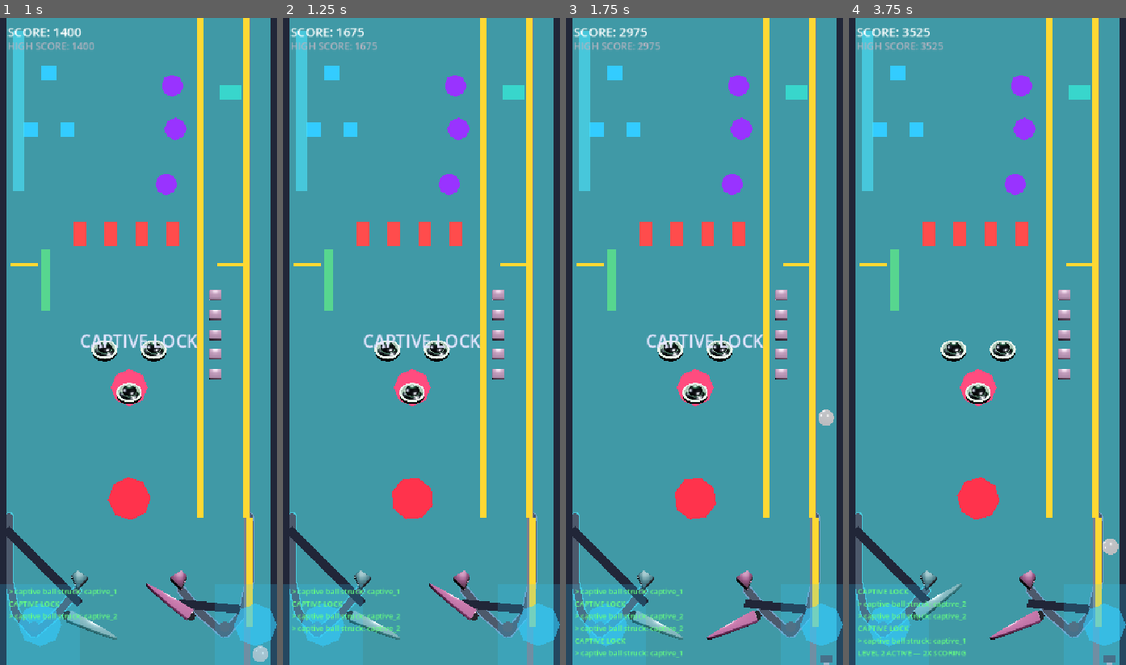
Above: before the commit, frames 1-4 (left to right).
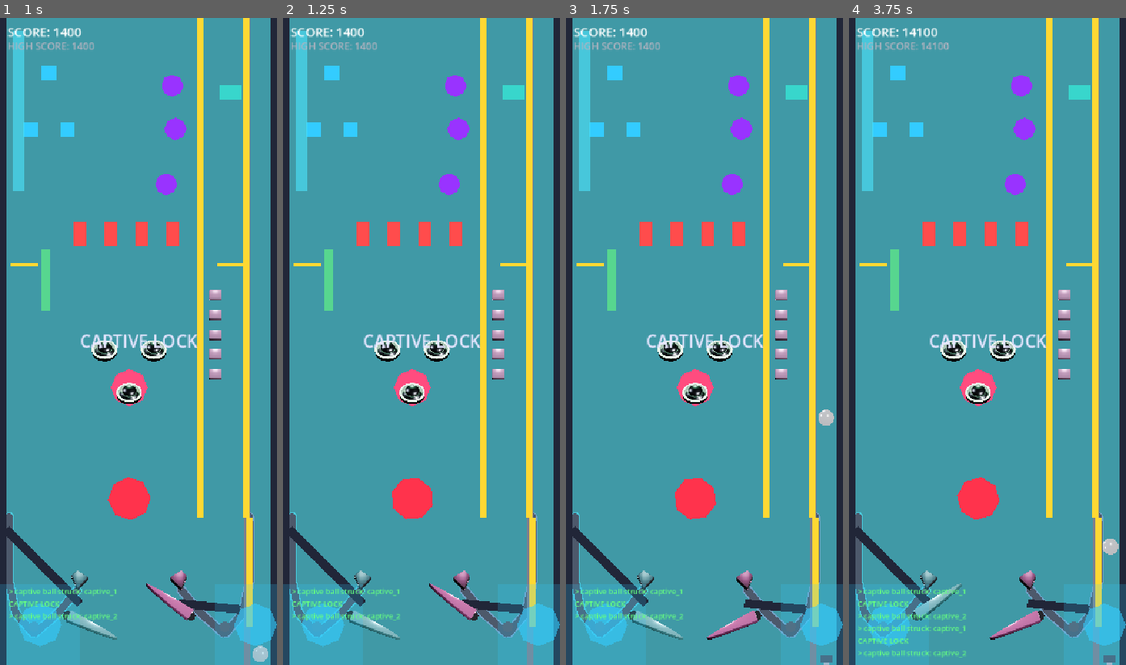
Above: after the commit, the same moments.

Repository: nobody174/pinball-adventure
Game: Godot game, scene res://tables/the_glitch/the_glitch.tscn
Same seed, same stepped clock (60 frames per second), same inputs: the game is played once before the commit and once after it. This scene is started directly instead of the project's main scene.
Inputs (mouse positions are in pixels of both pictures, inside the frame that each line leads up to):
- Up to frame 1 (1 s): tap Enter at 0.5 s; move the mouse to (199, 309) at 0.52 s; hold Right (flip_right) from 0.53 s (still down); hold Up (launch_ball) from 0.53 s (still down); click (199, 309) at 0.67 s
- Up to frame 2 (1.25 s): keep holding Right (flip_right); keep holding Up (launch_ball)
- Up to frame 3 (1.75 s): release Right (flip_right) at 1.25 s; release Up (launch_ball) at 1.25 s; drag from (649, 373) to (615, 76) at 1.27 s
- Up to frame 4 (3.75 s): move the mouse to (1015, 199) at 2.02 s; hold Right (flip_right) 2.03-2.75 s; hold Shift 2.03-2.75 s; drag from (973, 470) to (879, 147) at 2.77 s; move the mouse to (1070, 438) at 3.52 s; hold Left (flip_left) from 3.53 s (still down); tap Ctrl at 3.6 s

Frame 1 is identical in both runs. In frame 2, 0.2% of the frame differs, in the area x 3-43%, y 1-96%; in frame 3, 0.5%; in frame 4, 1.4%, in the area x 3-72%, y 1-99%.

Commit message:
fix: defer collision-state mutations, gate saucer capture to real balls only
collapsing_bridge.gd and timed_gate.gd were both toggling
CollisionShape2D.disabled synchronously from a body_entered-triggered
callback, which crashes when it fires mid-physics-flush -- same bug
class already fixed once in saucer.gd. Both now use set_deferred.

Separately, saucer.gd (and standup_target.gd, spinner.gd, bumper.gd)
only checked `body is RigidBody2D`, which also matches a flipper
(kinematically-driven RigidBody2D). A ball knocking a flipper into a
saucer's trigger area caused the saucer to freeze/hold/eject the
flipper itself, permanently detaching it from its pivot. Gave ball.gd
a class_name PinballBall and tightened every trigger's check to that
specific type.

Added a max_velocity safety clamp to ball.gd (mitigates rare
collision-escape velocity spikes, same pattern used by other Godot
pinball projects) and a `drained` signal wired through a new
PinballTable.register_ball() to the previously-unused ball_lost hook.

Diff:
--- a/core/physics/ball.gd
+++ b/core/physics/ball.gd
@@ -8,6 +8,7 @@
 #
 
 extends RigidBody2D
+class_name PinballBall
 
 ## Placeholder pinball. Tunable in the inspector for §10a feel-testing.
 
@@ -18,8 +19,10 @@
 @export var launch_impulse_min: float = 250.0
 @export var launch_impulse_max: float = 2600.0
 @export var launch_charge_duration_seconds: float = 0.8
+@export var max_velocity: float = 4500.0 ## Safety clamp, not a gameplay tuning knob -- see _integrate_forces.
 
 signal launch_charge_changed(charge_ratio: float)
+signal drained ## Emitted the moment this ball leaves play (see the y>900/off-table check below).
 
 var _spawn_position: Vector2
 var _nudge_cooldown_remaining: float = 0.0
@@ -40,6 +43,10 @@
 	max_contacts_reported = 4
 	continuous_cd = RigidBody2D.CCD_MODE_CAST_SHAPE
 	_spawn_position = position
+	add_to_group("balls") ## Group tag alongside class_name PinballBall -- lets
+	## table/objective code use the common Godot is_in_group("balls") /
+	## get_tree().get_nodes_in_group("balls") idiom without needing to know
+	## about (or import) this specific script's type.
 
 func _physics_process(delta: float) -> void:
 	## Real charge-and-release plunger: hold launch_ball to pull back (charge
@@ -72,6 +79,16 @@
 	if position.y > 900 or absf(position.x - 210) > 600:
 		_pending_respawn = true
 		_launched = false
+		drained.emit()
+
+	## A weak shot can fall back and settle in the shooter lane itself
+	## (on the lane floor, around y=700-780) without ever crossing the drain
+	## threshold above -- that used to leave _launched permanently true,
+	## silently locking out the plunger forever (the charge branch above only
+	## runs `if not _launched`). Detect "at rest back in the lane" directly
+	## rather than only reacting to leaving the table entirely.
+	if _launched and position.y > 690 and position.y < 800 and absf(position.x - 423) < 30 and linear_velocity.length() < 20.0:
+		_launched = false
 
 	## CCD_MODE_CAST_SHAPE sweeps from the body's position at the start of the
 	## step to its new one -- after a direct transform write (teleport or
@@ -98,6 +115,18 @@
 ## callback fights the physics server's own transform sync and can leave the
 ## body stuck with gravity no longer applying — teleports must go through here.
 func _integrate_forces(state: PhysicsDirectBodyState2D) -> void:
+	## Safety net, not a fix for a known root cause: rare, hard-to-reproduce
+	## collision interactions (e.g. a fast ball catching a seam or corner at
+	## an unlucky angle) can in principle hand the solver a velocity far
+	## beyond anything a real shot should produce. Other Godot pinball
+	## projects hit the same class of issue and ship the same mitigation
+	## (a sane clamp) rather than claiming to have found every root cause —
+	## this doesn't replace fixing an actual bug if one is found, it just
+	## stops a rare one from launching the ball off the table unrecoverably.
+	var velocity := state.get_linear_velocity()
+	if velocity.length() > max_velocity:
+		state.set_linear_velocity(velocity.limit_length(max_velocity))
+
 	if _pending_respawn:
 		state.transform = Transform2D(0.0, _spawn_position)
 		state.linear_velocity = Vector2.ZERO
--- a/core/physics/bumper.gd
+++ b/core/physics/bumper.gd
@@ -26,7 +26,7 @@
 	_cooldown_remaining = maxf(0.0, _cooldown_remaining - delta)
 
 func _on_body_entered(body: Node2D) -> void:
-	if not body is RigidBody2D or _cooldown_remaining > 0.0:
+	if not body is PinballBall or _cooldown_remaining > 0.0:
 		return
 	var direction := (body.global_position - global_position).normalized()
 	if direction == Vector2.ZERO:
--- a/core/physics/collapsing_bridge.gd
+++ b/core/physics/collapsing_bridge.gd
@@ -32,12 +32,12 @@
 	if _is_collapsed:
 		return
 	_is_collapsed = true
-	_collision.disabled = true
+	_collision.set_deferred("disabled", true)
 	_update_visual()
 	collapsed.emit()
 	await get_tree().create_timer(collapse_duration_seconds).timeout
 	_is_collapsed = false
-	_collision.disabled = false
+	_collision.set_deferred("disabled", false)
 	_update_visual()
 	reset.emit()
 
--- a/core/physics/saucer.gd
+++ b/core/physics/saucer.gd
@@ -30,7 +30,11 @@
 	body_entered.connect(_on_body_entered)
 
 func _on_body_entered(body: Node2D) -> void:
-	if not body is RigidBody2D or _holding:
+	## Must check for the ball specifically, not just any RigidBody2D --
+	## flippers are RigidBody2D too (kinematically driven), and a ball can
+	## physically knock one into a saucer's trigger area. Freezing/ejecting
+	## a flipper this way silently detaches it from its pivot for good.
+	if not body is PinballBall or _holding:
 		return
 	_holding = true
 	captured.emit(target_id)
--- a/core/physics/spinner.gd
+++ b/core/physics/spinner.gd
@@ -33,7 +33,7 @@
 	_cooldown_remaining = maxf(0.0, _cooldown_remaining - delta)
 
 func _on_body_entered(body: Node2D) -> void:
-	if not body is RigidBody2D or _cooldown_remaining > 0.0:
+	if not body is PinballBall or _cooldown_remaining > 0.0:
 		return
 	_cooldown_remaining = spin_cooldown_seconds
 	spun.emit(target_id)
--- a/core/physics/standup_target.gd
+++ b/core/physics/standup_target.gd
@@ -28,7 +28,7 @@
 	body_entered.connect(_on_body_entered)
 
 func _on_body_entered(body: Node2D) -> void:
-	if not body is RigidBody2D:
+	if not body is PinballBall:
 		return
 	hit.emit(target_id)
 	flash(flash_color)
--- a/core/physics/timed_gate.gd
+++ b/core/physics/timed_gate.gd
@@ -30,12 +30,12 @@
 	if _is_open:
 		return
 	_is_open = true
-	_collision.disabled = true
+	_collision.set_deferred("disabled", true)
 	_update_visual()
 	opened.emit()
 	await get_tree().create_timer(open_duration_seconds).timeout
 	_is_open = false
-	_collision.disabled = false
+	_collision.set_deferred("disabled", false)
 	_update_visual()
 	closed.emit()
 
--- a/test/unit/test_bumper.gd
+++ b/test/unit/test_bumper.gd
@@ -1,6 +1,7 @@
 extends GutTest
 
 const BumperScript := preload("res://core/physics/bumper.gd")
+const BallScript := preload("res://core/physics/ball.gd")
 
 func _make_bumper() -> Area2D:
 	var bumper := Area2D.new()
@@ -8,11 +9,17 @@
 	add_child_autofree(bumper)
 	return bumper
 
+func _make_ball() -> RigidBody2D:
+	var ball := RigidBody2D.new()
+	ball.set_script(BallScript)
+	add_child_autofree(ball)
+	return ball
+
 func test_kicks_ball_on_contact() -> void:
 	var bumper := _make_bumper()
 	watch_signals(bumper)
 
-	bumper._on_body_entered(autofree(RigidBody2D.new()))
+	bumper._on_body_entered(_make_ball())
 
 	assert_signal_emitted(bumper, "kicked")
 
@@ -23,7 +30,7 @@
 	## MCP playtesting: score jumped 15850 -> 60175 in ~2 seconds).
 	var bumper := _make_bumper()
 	bumper.kick_cooldown_seconds = 1.0
-	var ball: RigidBody2D = autofree(RigidBody2D.new())
+	var ball := _make_ball()
 
 	bumper._on_body_entered(ball)
 	watch_signals(bumper)
@@ -36,9 +43,21 @@
 	bumper.target_id = "test_target"
 	watch_signals(bumper)
 
+	bumper._on_body_entered(_make_ball())
+
+	assert_signal_emitted_with_parameters(bumper, "hit", ["test_target"])
+
+func test_non_ball_does_not_kick() -> void:
+	## Regression test: a flipper is a RigidBody2D too (kinematically driven)
+	## and could be knocked into a bumper's Area2D by the ball -- must not
+	## get kicked as if it were a real pass-through. See saucer.gd's
+	## identical, more severe version of this bug (fixed this session).
+	var bumper := _make_bumper()
+	watch_signals(bumper)
+
 	bumper._on_body_entered(autofree(RigidBody2D.new()))
 
-	assert_signal_emitted_with_parameters(bumper, "hit", ["test_target"])
+	assert_signal_not_emitted(bumper, "kicked")
 
 func test_non_rigidbody_does_not_kick() -> void:
 	var bumper := _make_bumper()
--- a/test/unit/test_collapsing_bridge.gd
+++ b/test/unit/test_collapsing_bridge.gd
@@ -25,6 +25,7 @@
 	watch_signals(bridge)
 
 	bridge.trigger_collapse()
+	await wait_physics_frames(2)
 
 	assert_true(bridge._collision.disabled, "collision should be disabled while collapsed")
 	assert_signal_emitted(bridge, "collapsed")
--- a/test/unit/test_saucer.gd
+++ b/test/unit/test_saucer.gd
@@ -1,6 +1,7 @@
 extends GutTest
 
 const SaucerScript := preload("res://core/physics/saucer.gd")
+const BallScript := preload("res://core/physics/ball.gd")
 
 func _make_saucer() -> Area2D:
 	var saucer := Area2D.new()
@@ -17,7 +18,11 @@
 	return saucer
 
 func _make_ball() -> RigidBody2D:
+	## Must be a real PinballBall, not a bare RigidBody2D -- saucer.gd only
+	## captures PinballBall instances (a plain RigidBody2D, e.g. a flipper
+	## knocked off its pivot, must pass through untouched).
 	var ball := RigidBody2D.new()
+	ball.set_script(BallScript)
 	ball.gravity_scale = 0.0 ## Isolate the eject impulse from gravity during the waited frames.
 	add_child_autofree(ball)
 	return ball
@@ -57,6 +62,21 @@
 
 	assert_signal_not_emitted(saucer, "captured")
 
+func test_non_ball_rigidbody_is_not_captured() -> void:
+	## Regression test: a flipper is a RigidBody2D too (kinematically driven),
+	## and can be physically knocked into a saucer's trigger area by the
+	## ball. Capturing it as if it were the ball would freeze/eject it,
+	## permanently detaching it from its pivot.
+	var saucer := _make_saucer()
+	var not_a_ball := RigidBody2D.new()
+	add_child_autofree(not_a_ball)
+	watch_signals(saucer)
+
+	saucer._on_body_entered(not_a_ball)
+
+	assert_signal_not_emitted(saucer, "captured")
+	assert_false(not_a_ball.freeze, "a non-ball body should never be frozen by a saucer")
+
 func test_second_contact_during_hold_is_ignored() -> void:
 	var saucer := _make_saucer()
 	var ball := _make_ball()
--- a/test/unit/test_spinner.gd
+++ b/test/unit/test_spinner.gd
@@ -1,6 +1,7 @@
 extends GutTest
 
 const SpinnerScript := preload("res://core/physics/spinner.gd")
+const BallScript := preload("res://core/physics/ball.gd")
 
 func _make_spinner() -> Area2D:
 	var spinner := Area2D.new()
@@ -12,11 +13,17 @@
 	add_child_autofree(spinner)
 	return spinner
 
+func _make_ball() -> RigidBody2D:
+	var ball := RigidBody2D.new()
+	ball.set_script(BallScript)
+	add_child_autofree(ball)
+	return ball
+
 func test_spins_and_emits_id_on_contact() -> void:
 	var spinner := _make_spinner()
 	watch_signals(spinner)
 
-	spinner._on_body_entered(autofree(RigidBody2D.new()))
+	spinner._on_body_entered(_make_ball())
 
 	assert_signal_emitted_with_parameters(spinner, "spun", ["spin_a"])
 
@@ -28,11 +35,23 @@
 	## the thin Area2D's edge could re-trigger body_entered repeatedly.
 	var spinner := _make_spinner()
 	spinner.spin_cooldown_seconds = 1.0
-	var ball: RigidBody2D = autofree(RigidBody2D.new())
+	var ball := _make_ball()
 
 	spinner._on_body_entered(ball)
 	watch_signals(spinner)
 	spinner._on_body_entered(ball) ## Still within cooldown -- should be ignored.
+
+	assert_signal_not_emitted(spinner, "spun")
+
+func test_non_ball_does_not_spin() -> void:
+	## Regression test: a flipper is a RigidBody2D too (kinematically driven)
+	## and could be knocked into a spinner's Area2D by the ball -- must not
+	## be treated as a real pass-through. See saucer.gd's identical, more
+	## severe version of this bug (fixed this session).
+	var spinner := _make_spinner()
+	watch_signals(spinner)
+
+	spinner._on_body_entered(autofree(RigidBody2D.new()))
 
 	assert_signal_not_emitted(spinner, "spun")
 
@@ -46,7 +65,7 @@
 
 func test_repeated_contact_during_spin_does_not_restart_tween() -> void:
 	var spinner := _make_spinner()
-	var ball: RigidBody2D = autofree(RigidBody2D.new())
+	var ball := _make_ball()
 
 	spinner._on_body_entered(ball)
 	var spinning_after_first_hit: bool = spinner._spinning
--- a/test/unit/test_timed_gate.gd
+++ b/test/unit/test_timed_gate.gd
@@ -25,6 +25,8 @@
 	watch_signals(gate)
 
 	gate.trigger_open()
+	await get_tree().physics_frame ## disabled is set via set_deferred to avoid erroring
+	await get_tree().physics_frame ## when called mid-physics-flush (from a body_entered callback)
 
 	assert_true(gate._collision.disabled, "collision should be disabled while open")
 	assert_signal_emitted(gate, "opened")
